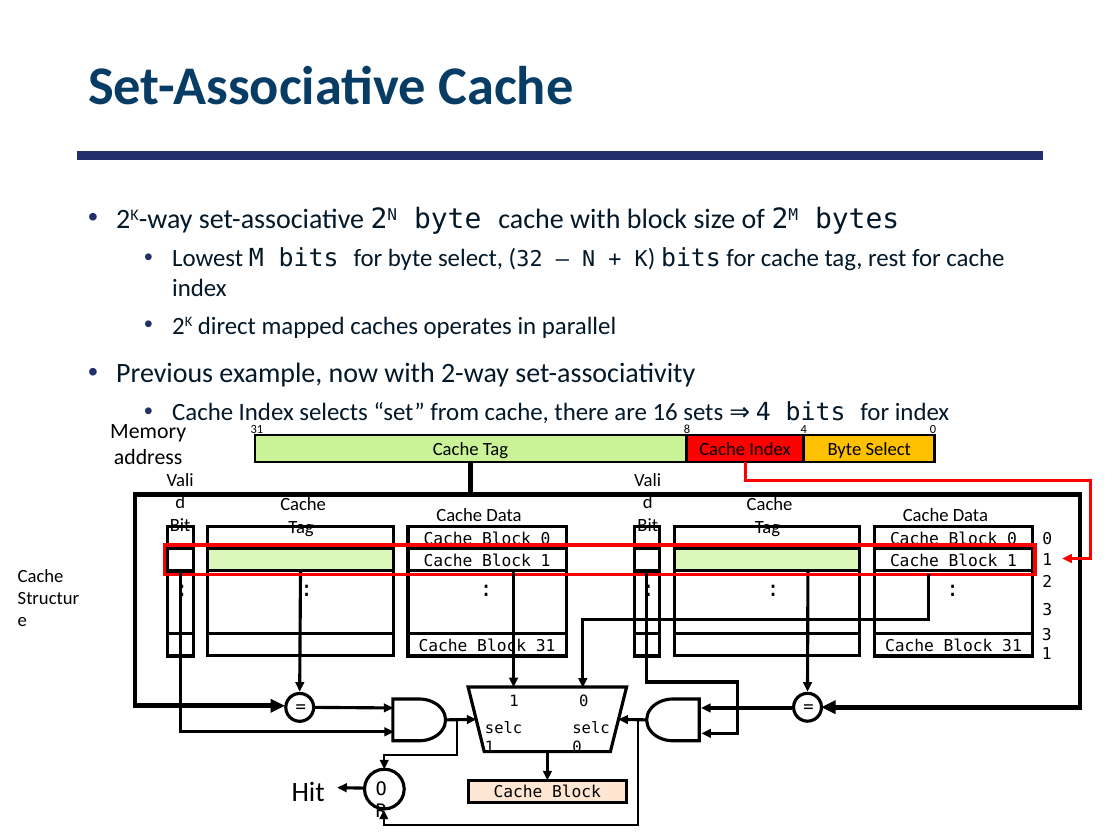
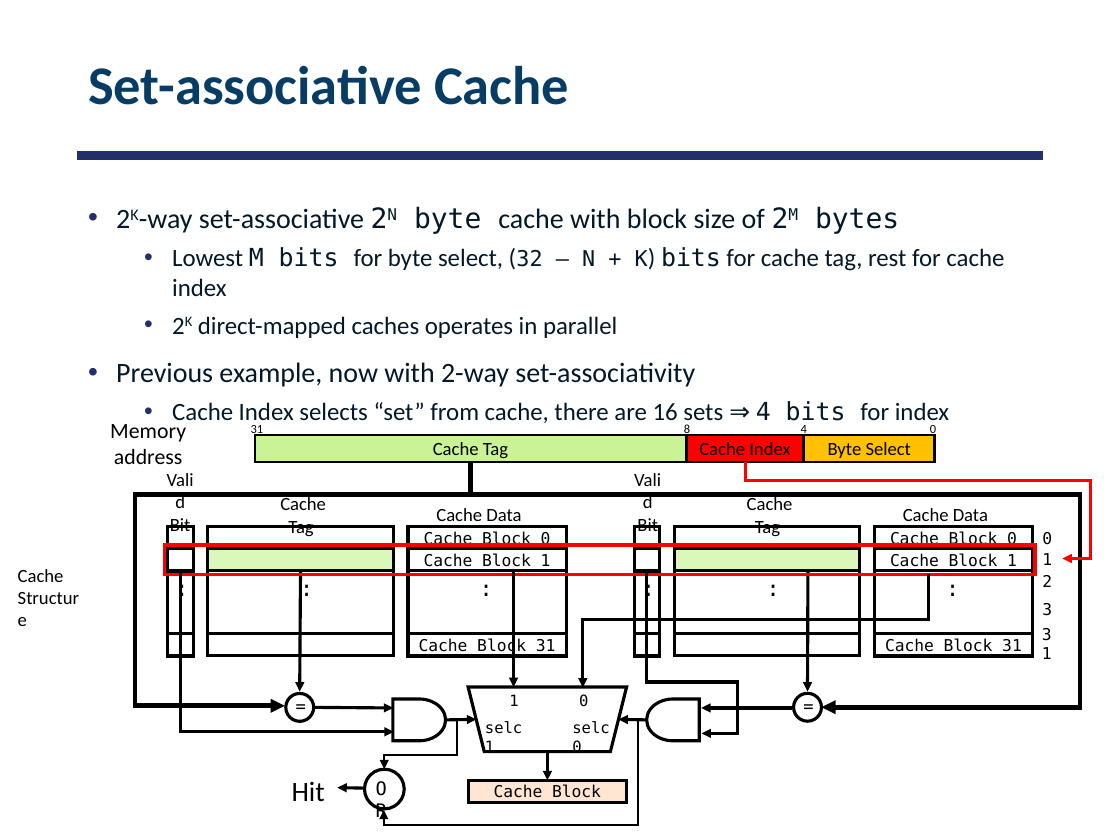
Before and after one commit to smajidzahedi/ECE350, a slide deck: slide 20 of 08-caching.pptx. Drawn at 1120x840 pixels with LibreOffice and Linux fonts; fonts in the diff are those of the drawing. Boxes give left, top, right and bottom in pixels: in the first picture for what was removed or moved away, otherwise in the second. Text is boxed around its words. In the diff, an @@ line names an element or a change of style, - is before the commit and + after.

Commit message:
fixed typos during lecture

```diff
--- a/08-caching.pptx
+++ b/08-caching.pptx
@@ title at (x1=88, y1=65, x2=569, y2=105): text changed @@
-Set-Associative Cache
+Set-associative Cache
@@ text at (x1=198, y1=316, x2=617, y2=338): text changed @@
-  • 2K direct mapped caches operates in parallel
+  • 2K direct-mapped caches operates in parallel
```
Also in this commit, not shown: 8 other slides changed, 3 other files.
